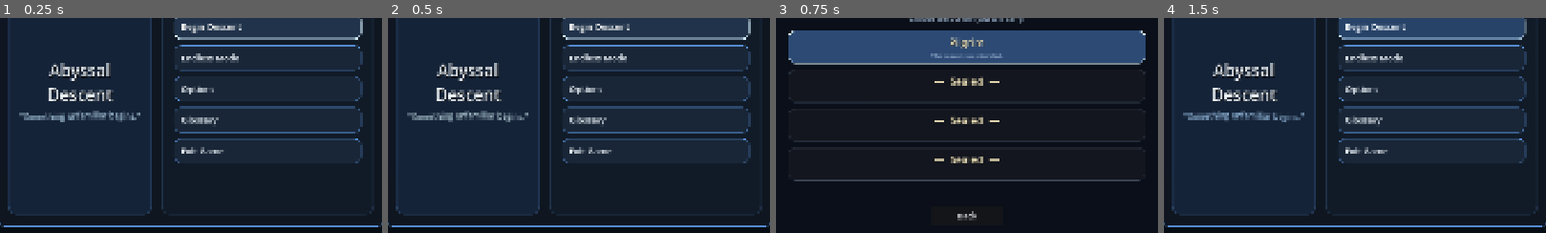
Above: before the commit, frames 1-4 (left to right).
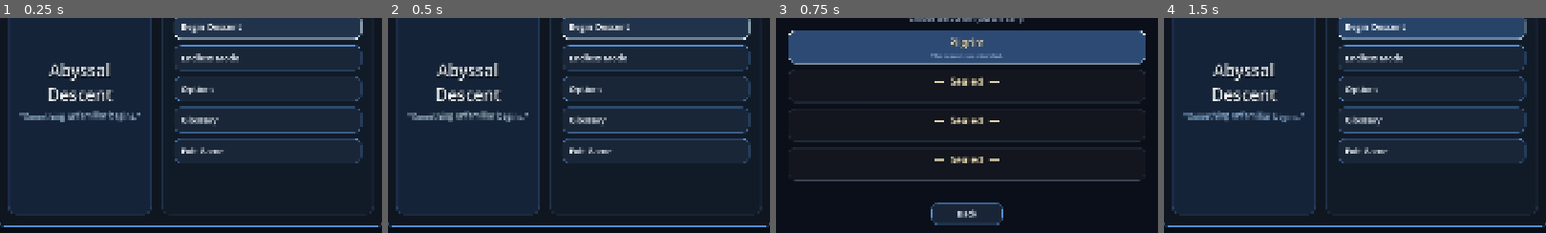
Above: after the commit, the same moments.

Repository: Excellund/AbyssalDescent
Game: Godot game, scene res://scenes/Menu.tscn
Two runs of this game, one before a commit and one after it. Both use one fixed random seed, a clock stepped at 60 frames per second and the inputs below. Sound files missing from this copy of the repository are replaced by a short silence.
Inputs:
- Up to frame 1 (0.25 s): no input
- Up to frame 2 (0.5 s): no input
- Up to frame 3 (0.75 s): click "Begin Descent" at 0.5 s
- Up to frame 4 (1.5 s): click "Back" at 1.25 s
The pictures show only the part of the screen within x 25-75%, y 31-81%; the shares and areas given below are measured in that part.

Frames 1-2 are identical in both runs. In frame 3, 1.9% of the frame differs, in the area x 40-60%, y 85-97%; in frame 4, nothing differs.

Commit message:
Convert audio UI to percent and expand dB range

Diff:
--- a/scripts/menu_controller.gd
+++ b/scripts/menu_controller.gd
@@ -26,6 +26,8 @@
 const QUOTE_PULSE_AMPLITUDE := 0.018
 const QUOTE_COLOR_COOL := Color(0.72, 0.86, 1.0, 0.9)
 const QUOTE_COLOR_WARM := Color(1.0, 0.95, 0.84, 1.0)
+const AUDIO_DB_MIN := -80.0
+const AUDIO_DB_MAX := 6.0
 
 var root_panel: Panel
 var options_panel: Panel
@@ -248,6 +250,25 @@
 	button.add_theme_stylebox_override("disabled", _make_button_style(Color(0.08, 0.10, 0.14, 0.82), Color(0.22, 0.26, 0.32, 0.54), 16, 2))
 	return button
 
+func _make_panel_back_button() -> Button:
+	var button := Button.new()
+	button.text = "Back"
+	button.custom_minimum_size = Vector2(180.0, 46.0)
+	button.size_flags_horizontal = Control.SIZE_SHRINK_CENTER
+	button.focus_mode = Control.FOCUS_ALL
+	button.alignment = HORIZONTAL_ALIGNMENT_CENTER
+	button.add_theme_font_size_override("font_size", 20)
+	button.add_theme_color_override("font_color", Color(0.95, 0.98, 1.0, 0.98))
+	button.add_theme_color_override("font_hover_color", Color(0.98, 1.0, 1.0, 1.0))
+	button.add_theme_color_override("font_pressed_color", Color(0.98, 1.0, 1.0, 1.0))
+	button.add_theme_color_override("font_disabled_color", Color(0.52, 0.60, 0.68, 0.90))
+	button.add_theme_stylebox_override("normal", _make_button_style(Color(0.10, 0.15, 0.22, 0.95), Color(0.34, 0.56, 0.84, 0.72), 16, 2))
+	button.add_theme_stylebox_override("hover", _make_button_style(Color(0.13, 0.19, 0.28, 0.98), Color(0.62, 0.82, 0.98, 0.88), 16, 2))
+	button.add_theme_stylebox_override("pressed", _make_button_style(Color(0.08, 0.12, 0.18, 0.98), Color(0.74, 0.90, 1.0, 0.92), 16, 2))
+	button.add_theme_stylebox_override("focus", _make_button_style(Color(0.13, 0.20, 0.29, 0.98), Color(0.86, 0.96, 1.0, 1.0), 16, 2))
+	button.add_theme_stylebox_override("disabled", _make_button_style(Color(0.08, 0.10, 0.14, 0.82), Color(0.22, 0.26, 0.32, 0.54), 16, 2))
+	return button
+
 func _make_panel_style(bg_color: Color, border_color: Color, corner_radius: int = 14, border_width: int = 2) -> StyleBoxFlat:
 	var style := StyleBoxFlat.new()
 	style.bg_color = bg_color
@@ -399,72 +420,113 @@
 
 func _build_options_panel() -> Panel:
 	var panel := Panel.new()
-	panel.custom_minimum_size = Vector2(620.0, 300.0)
-	panel.position = Vector2(650.0, 380.0)
-	panel.add_theme_stylebox_override("panel", _make_panel_style(Color(0.04, 0.06, 0.1, 0.95), Color(0.44, 0.7, 0.96, 0.74), 12, 2))
+	panel.set_anchors_preset(Control.PRESET_CENTER)
+	panel.position = Vector2(-380.0, -250.0)
+	panel.custom_minimum_size = Vector2(760.0, 500.0)
+	panel.add_theme_stylebox_override("panel", _make_panel_style(Color(0.04, 0.06, 0.1, 0.97), Color(0.44, 0.7, 0.96, 0.74), 20, 2))
+
+	var layout := MarginContainer.new()
+	layout.set_anchors_preset(Control.PRESET_FULL_RECT)
+	layout.add_theme_constant_override("margin_left", 52)
+	layout.add_theme_constant_override("margin_right", 52)
+	layout.add_theme_constant_override("margin_top", 40)
+	layout.add_theme_constant_override("margin_bottom", 36)
+	panel.add_child(layout)
+
+	var stack := VBoxContainer.new()
+	stack.size_flags_horizontal = Control.SIZE_EXPAND_FILL
+	stack.size_flags_vertical = Control.SIZE_EXPAND_FILL
+	stack.add_theme_constant_override("separation", 16)
+	layout.add_child(stack)
 
 	var title := Label.new()
 	title.text = "Options"
-	title.position = Vector2(0.0, 16.0)
-	title.custom_minimum_size = Vector2(620.0, 32.0)
+	title.size_flags_horizontal = Control.SIZE_EXPAND_FILL
 	title.horizontal_alignment = HORIZONTAL_ALIGNMENT_CENTER
-	title.add_theme_font_size_override("font_size", 30)
-	title.add_theme_color_override("font_color", Color(0.95, 0.98, 1.0, 0.98))
-	panel.add_child(title)
+	title.add_theme_font_size_override("font_size", 42)
+	title.add_theme_color_override("font_color", Color(1.0, 0.95, 0.78, 1.0))
+	title.add_theme_color_override("font_shadow_color", Color(0.0, 0.0, 0.0, 0.85))
+	title.add_theme_constant_override("shadow_offset_x", 2)
+	title.add_theme_constant_override("shadow_offset_y", 2)
+	stack.add_child(title)
+
+	var accent := ColorRect.new()
+	accent.custom_minimum_size = Vector2(180.0, 2.0)
+	accent.color = Color(0.62, 0.78, 0.96, 0.65)
+	accent.size_flags_horizontal = Control.SIZE_SHRINK_CENTER
+	stack.add_child(accent)
+
+	var rows := VBoxContainer.new()
+	rows.size_flags_horizontal = Control.SIZE_EXPAND_FILL
+	rows.size_flags_vertical = Control.SIZE_EXPAND_FILL
+	rows.add_theme_constant_override("separation", 14)
+	stack.add_child(rows)
+
+	var master_row := VBoxContainer.new()
+	master_row.size_flags_horizontal = Control.SIZE_EXPAND_FILL
+	master_row.add_theme_constant_override("separation", 6)
+	rows.add_child(master_row)
 
 	var master_label := Label.new()
 	master_label.text = "Master Volume"
-	master_label.position = Vector2(42.0, 84.0)
-	master_label.custom_minimum_size = Vector2(260.0, 24.0)
+	master_label.size_flags_horizontal = Control.SIZE_EXPAND_FILL
 	master_label.add_theme_font_size_override("font_size", 18)
-	panel.add_child(master_label)
+	master_label.add_theme_color_override("font_color", Color(0.90, 0.96, 1.0, 0.96))
+	master_row.add_child(master_label)
+
+	var master_controls := HBoxContainer.new()
+	master_controls.size_flags_horizontal = Control.SIZE_EXPAND_FILL
+	master_controls.add_theme_constant_override("separation", 14)
+	master_row.add_child(master_controls)
 
 	master_slider = HSlider.new()
-	master_slider.position = Vector2(42.0, 112.0)
-	master_slider.custom_minimum_size = Vector2(450.0, 24.0)
-	master_slider.min_value = -40.0
-	master_slider.max_value = 6.0
+	master_slider.size_flags_horizontal = Control.SIZE_EXPAND_FILL
+	master_slider.min_value = 0.0
+	master_slider.max_value = 100.0
 	master_slider.step = 1.0
 	master_slider.value_changed.connect(_on_master_volume_changed)
-	panel.add_child(master_slider)
+	master_controls.add_child(master_slider)
 
 	master_value_label = Label.new()
-	master_value_label.position = Vector2(510.0, 108.0)
 	master_value_label.custom_minimum_size = Vector2(90.0, 24.0)
 	master_value_label.horizontal_alignment = HORIZONTAL_ALIGNMENT_RIGHT
-	panel.add_child(master_value_label)
+	master_controls.add_child(master_value_label)
+
+	var music_row := VBoxContainer.new()
+	music_row.size_flags_horizontal = Control.SIZE_EXPAND_FILL
+	music_row.add_theme_constant_override("separation", 6)
+	rows.add_child(music_row)
 
 	var music_label := Label.new()
 	music_label.text = "Music Volume"
-	music_label.position = Vector2(42.0, 164.0)
-	music_label.custom_minimum_size = Vector2(260.0, 24.0)
+	music_label.size_flags_horizontal = Control.SIZE_EXPAND_FILL
 	music_label.add_theme_font_size_override("font_size", 18)
-	panel.add_child(music_label)
+	music_label.add_theme_color_override("font_color", Color(0.90, 0.96, 1.0, 0.96))
+	music_row.add_child(music_label)
+
+	var music_controls := HBoxContainer.new()
+	music_controls.size_flags_horizontal = Control.SIZE_EXPAND_FILL
+	music_controls.add_theme_constant_override("separation", 14)
+	music_row.add_child(music_controls)
 
 	music_slider = HSlider.new()
-	music_slider.position = Vector2(42.0, 192.0)
-	music_slider.custom_minimum_size = Vector2(450.0, 24.0)
-	music_slider.min_value = -60.0
-	music_slider.max_value = -6.0
+	music_slider.size_flags_horizontal = Control.SIZE_EXPAND_FILL
+	music_slider.min_value = 0.0
+	music_slider.max_value = 100.0
 	music_slider.step = 1.0
 	music_slider.value_changed.connect(_on_music_volume_changed)
-	panel.add_child(music_slider)
+	music_controls.add_child(music_slider)
 
 	music_value_label = Label.new()
-	music_value_label.position = Vector2(510.0, 188.0)
 	music_value_label.custom_minimum_size = Vector2(90.0, 24.0)
 	music_value_label.horizontal_alignment = HORIZONTAL_ALIGNMENT_RIGHT
-	panel.add_child(music_value_label)
-
-	var back_button := Button.new()
-	back_button.text = "Back"
-	back_button.position = Vector2(230.0, 242.0)
-	back_button.custom_minimum_size = Vector2(160.0, 42.0)
-	back_button.add_theme_font_size_override("font_size", 18)
+	music_controls.add_child(music_value_label)
+
+	var back_button := _make_panel_back_button()
 	back_button.pressed.connect(func() -> void:
 		_show_root_panel()
 	)
-	panel.add_child(back_button)
+	stack.add_child(back_button)
 
 	return panel
 
@@ -502,22 +564,54 @@
 
 func _build_glossary_panel() -> Panel:
 	var panel := Panel.new()
-	panel.custom_minimum_size = Vector2(760.0, 520.0)
-	panel.position = Vector2(580.0, 160.0)
-	panel.add_theme_stylebox_override("panel", _make_panel_style(Color(0.04, 0.06, 0.1, 0.96), Color(0.44, 0.7, 0.96, 0.74), 12, 2))
+	panel.set_anchors_preset(Control.PRESET_CENTER)
+	panel.position = Vector2(-490.0, -340.0)
+	panel.custom_minimum_size = Vector2(980.0, 680.0)
+	panel.add_theme_stylebox_override("panel", _make_panel_style(Color(0.04, 0.06, 0.1, 0.97), Color(0.44, 0.7, 0.96, 0.74), 20, 2))
+
+	var layout := MarginContainer.new()
+	layout.set_anchors_preset(Control.PRESET_FULL_RECT)
+	layout.add_theme_constant_override("margin_left", 44)
+	layout.add_theme_constant_override("margin_right", 44)
+	layout.add_theme_constant_override("margin_top", 36)
+	layout.add_theme_constant_override("margin_bottom", 30)
+	panel.add_child(layout)
+
+	var stack := VBoxContainer.new()
+	stack.size_flags_horizontal = Control.SIZE_EXPAND_FILL
+	stack.size_flags_vertical = Control.SIZE_EXPAND_FILL
+	stack.add_theme_constant_override("separation", 14)
+	layout.add_child(stack)
 
 	var title := Label.new()
 	title.text = "Glossary"
-	title.position = Vector2(0.0, 16.0)
-	title.custom_minimum_size = Vector2(760.0, 32.0)
+	title.size_flags_horizontal = Control.SIZE_EXPAND_FILL
 	title.horizontal_alignment = HORIZONTAL_ALIGNMENT_CENTER
-	title.add_theme_font_size_override("font_size", 30)
-	title.add_theme_color_override("font_color", Color(0.95, 0.98, 1.0, 0.98))
-	panel.add_child(title)
+	title.add_theme_font_size_override("font_size", 44)
+	title.add_theme_color_override("font_color", Color(1.0, 0.95, 0.78, 1.0))
+	title.add_theme_color_override("font_shadow_color", Color(0.0, 0.0, 0.0, 0.85))
+	title.add_theme_constant_override("shadow_offset_x", 2)
+	title.add_theme_constant_override("shadow_offset_y", 2)
+	stack.add_child(title)
+
+	var accent := ColorRect.new()
+	accent.custom_minimum_size = Vector2(180.0, 2.0)
+	accent.color = Color(0.62, 0.78, 0.96, 0.65)
+	accent.size_flags_horizontal = Control.SIZE_SHRINK_CENTER
+	stack.add_child(accent)
+
+	var body_panel := Panel.new()
+	body_panel.size_flags_horizontal = Control.SIZE_EXPAND_FILL
+	body_panel.size_flags_vertical = Control.SIZE_EXPAND_FILL
+	body_panel.add_theme_stylebox_override("panel", _make_panel_style(Color(0.03, 0.05, 0.08, 0.72), Color(0.26, 0.4, 0.58, 0.56), 12, 1))
+	stack.add_child(body_panel)
 
 	var body := RichTextLabel.new()
-	body.position = Vector2(28.0, 62.0)
-	body.custom_minimum_size = Vector2(704.0, 396.0)
+	body.set_anchors_preset(Control.PRESET_FULL_RECT)
+	body.offset_left = 16.0
+	body.offset_top = 12.0
+	body.offset_right = -16.0
+	body.offset_bottom = -12.0
 	body.bbcode_enabled = true
 	body.fit_content = false
 	body.scroll_active = true
@@ -525,17 +619,13 @@
 	body.add_theme_font_size_override("normal_font_size", 16)
 	body.add_theme_color_override("default_color", Color(0.86, 0.94, 1.0, 0.96))
 	body.text = GLOSSARY_DATA.glossary_bbcode()
-	panel.add_child(body)
-
-	var back_button := Button.new()
-	back_button.text = "Back"
-	back_button.position = Vector2(300.0, 468.0)
-	back_button.custom_minimum_size = Vector2(160.0, 40.0)
-	back_button.add_theme_font_size_override("font_size", 18)
+	body_panel.add_child(body)
+
+	var back_button := _make_panel_back_button()
 	back_button.pressed.connect(func() -> void:
 		_show_root_panel()
 	)
-	panel.add_child(back_button)
+	stack.add_child(back_button)
 
 	return panel
 
@@ -640,11 +730,7 @@
 		difficulty_tier_name_labels.append(name_label)
 		difficulty_tier_desc_labels.append(desc_label)
 
-	var back_button := Button.new()
-	back_button.text = "Back"
-	back_button.custom_minimum_size = Vector2(180.0, 46.0)
-	back_button.size_flags_horizontal = Control.SIZE_SHRINK_CENTER
-	back_button.add_theme_font_size_override("font_size", 20)
+	var back_button := _make_panel_back_button()
 	back_button.pressed.connect(func() -> void:
 		_show_root_panel()
 	)
@@ -705,16 +791,30 @@
 
 func _sync_options_from_context() -> void:
 	var run_context := get_node_or_null(RUN_CONTEXT_PATH)
+	if master_slider != null:
+		master_slider.set_block_signals(true)
+	if music_slider != null:
+		music_slider.set_block_signals(true)
 	if run_context == null:
-		master_slider.value = 0.0
-		music_slider.value = -46.0
+		master_slider.value = _db_to_percent(0.0)
+		music_slider.value = _db_to_percent(-20.0)
+		if master_slider != null:
+			master_slider.set_block_signals(false)
+		if music_slider != null:
+			music_slider.set_block_signals(false)
 		_update_option_labels()
 		return
-	master_slider.value = float(run_context.get("master_volume_db"))
-	music_slider.value = float(run_context.get("music_volume_db"))
+	master_slider.value = _db_to_percent(float(run_context.get("master_volume_db")))
+	music_slider.value = _db_to_percent(float(run_context.get("music_volume_db")))
+	if master_slider != null:
+		master_slider.set_block_signals(false)
+	if music_slider != null:
+		music_slider.set_block_signals(false)
 	_update_option_labels()
 
-func _apply_options(master_db: float, music_db: float) -> void:
+func _apply_options(master_percent: float, music_percent: float) -> void:
+	var master_db := _percent_to_db(master_percent)
+	var music_db := _percent_to_db(music_percent)
 	var run_context := get_node_or_null(RUN_CONTEXT_PATH)
 	if run_context != null and run_context.has_method("set_audio_settings"):
 		run_context.call("set_audio_settings", master_db, music_db, true)
@@ -723,9 +823,9 @@
 
 func _update_option_labels() -> void:
 	if master_value_label != null:
-		master_value_label.text = "%+d dB" % int(round(master_slider.value))
+		master_value_label.text = "%d%%" % int(round(master_slider.value))
 	if music_value_label != null:
-		music_value_label.text = "%+d dB" % int(round(music_slider.value))
+		music_value_label.text = "%d%%" % int(round(music_slider.value))
 
 func _start_menu_music() -> void:
 	if MENU_MUSIC == null:
@@ -735,7 +835,7 @@
 	menu_music_player.bus = "Master"
 	menu_music_player.finished.connect(_on_menu_music_finished)
 	add_child(menu_music_player)
-	_apply_menu_music_volume(music_slider.value)
+	_apply_menu_music_volume(_percent_to_db(music_slider.value))
 	menu_music_player.play()
 
 func _on_menu_music_finished() -> void:
@@ -746,7 +846,19 @@
 func _apply_menu_music_volume(music_db: float) -> void:
 	if menu_music_player == null:
 		return
-	menu_music_player.volume_db = clampf(music_db, -60.0, -6.0)
+	menu_music_player.volume_db = clampf(music_db, AUDIO_DB_MIN, AUDIO_DB_MAX)
+
+func _percent_to_db(percent: float) -> float:
+	var clamped := clampf(percent, 0.0, 100.0)
+	if clamped <= 0.0:
+		return AUDIO_DB_MIN
+	return lerpf(AUDIO_DB_MIN, AUDIO_DB_MAX, clamped / 100.0)
+
+func _db_to_percent(db: float) -> float:
+	var clamped := clampf(db, AUDIO_DB_MIN, AUDIO_DB_MAX)
+	if clamped <= AUDIO_DB_MIN:
+		return 0.0
+	return inverse_lerp(AUDIO_DB_MIN, AUDIO_DB_MAX, clamped) * 100.0
 
 func _set_run_mode(mode: int) -> void:
 	var run_context := get_node_or_null(RUN_CONTEXT_PATH)
--- a/scripts/pause_menu_controller.gd
+++ b/scripts/pause_menu_controller.gd
@@ -1,6 +1,8 @@
 extends Node
 
 const GLOSSARY_DATA := preload("res://scripts/shared/glossary_data.gd")
+const AUDIO_DB_MIN := -80.0
+const AUDIO_DB_MAX := 6.0
 
 signal pause_opened
 signal pause_closed
@@ -211,8 +213,8 @@
 	pause_master_slider = HSlider.new()
 	pause_master_slider.position = Vector2(42.0, 112.0)
 	pause_master_slider.custom_minimum_size = Vector2(450.0, 24.0)
-	pause_master_slider.min_value = -40.0
-	pause_master_slider.max_value = 6.0
+	pause_master_slider.min_value = 0.0
+	pause_master_slider.max_value = 100.0
 	pause_master_slider.step = 1.0
 	pause_master_slider.value_changed.connect(_on_pause_master_volume_changed)
 	panel.add_child(pause_master_slider)
@@ -233,8 +235,8 @@
 	pause_music_slider = HSlider.new()
 	pause_music_slider.position = Vector2(42.0, 192.0)
 	pause_music_slider.custom_minimum_size = Vector2(450.0, 24.0)
-	pause_music_slider.min_value = -60.0
-	pause_music_slider.max_value = -6.0
+	pause_music_slider.min_value = 0.0
+	pause_music_slider.max_value = 100.0
 	pause_music_slider.step = 1.0
 	pause_music_slider.value_changed.connect(_on_pause_music_volume_changed)
 	panel.add_child(pause_music_slider)
@@ -309,14 +311,20 @@
 func _sync_pause_options_from_context() -> void:
 	if pause_master_slider == null or pause_music_slider == null:
 		return
+	pause_master_slider.set_block_signals(true)
+	pause_music_slider.set_block_signals(true)
 	var run_context := _get_run_context()
 	if run_context == null:
-		pause_master_slider.value = 0.0
-		pause_music_slider.value = -46.0
+		pause_master_slider.value = _db_to_percent(0.0)
+		pause_music_slider.value = _db_to_percent(-20.0)
+		pause_master_slider.set_block_signals(false)
+		pause_music_slider.set_block_signals(false)
 		_update_pause_option_labels()
 		return
-	pause_master_slider.value = float(run_context.get("master_volume_db"))
-	pause_music_slider.value = float(run_context.get("music_volume_db"))
+	pause_master_slider.value = _db_to_percent(float(run_context.get("master_volume_db")))
+	pause_music_slider.value = _db_to_percent(float(run_context.get("music_volume_db")))
+	pause_master_slider.set_block_signals(false)
+	pause_music_slider.set_block_signals(false)
 	_update_pause_option_labels()
 
 func _on_pause_master_volume_changed(value: float) -> void:
@@ -325,16 +333,30 @@
 func _on_pause_music_volume_changed(value: float) -> void:
 	_apply_pause_options(pause_master_slider.value, value)
 
-func _apply_pause_options(master_db: float, music_db: float) -> void:
+func _apply_pause_options(master_percent: float, music_percent: float) -> void:
+	var master_db := _percent_to_db(master_percent)
+	var music_db := _percent_to_db(music_percent)
 	var run_context := _get_run_context()
 	if run_context != null and run_context.has_method("set_audio_settings"):
 		run_context.call("set_audio_settings", master_db, music_db, true)
 	if apply_music_volume_callback.is_valid():
-		apply_music_volume_callback.call(clampf(music_db, -60.0, -6.0))
+		apply_music_volume_callback.call(clampf(music_db, AUDIO_DB_MIN, AUDIO_DB_MAX))
 	_update_pause_option_labels()
 
 func _update_pause_option_labels() -> void:
 	if pause_master_value_label != null and pause_master_slider != null:
-		pause_master_value_label.text = "%+d dB" % int(round(pause_master_slider.value))
+		pause_master_value_label.text = "%d%%" % int(round(pause_master_slider.value))
 	if pause_music_value_label != null and pause_music_slider != null:
-		pause_music_value_label.text = "%+d dB" % int(round(pause_music_slider.value))
+		pause_music_value_label.text = "%d%%" % int(round(pause_music_slider.value))
+
+func _percent_to_db(percent: float) -> float:
+	var clamped := clampf(percent, 0.0, 100.0)
+	if clamped <= 0.0:
+		return AUDIO_DB_MIN
+	return lerpf(AUDIO_DB_MIN, AUDIO_DB_MAX, clamped / 100.0)
+
+func _db_to_percent(db: float) -> float:
+	var clamped := clampf(db, AUDIO_DB_MIN, AUDIO_DB_MAX)
+	if clamped <= AUDIO_DB_MIN:
+		return 0.0
+	return inverse_lerp(AUDIO_DB_MIN, AUDIO_DB_MAX, clamped) * 100.0
--- a/scripts/run_context.gd
+++ b/scripts/run_context.gd
@@ -7,10 +7,12 @@
 const META_PROGRESS_STORE := preload("res://scripts/meta_progress_store.gd")
 const ACTIVE_RUN_SAVE_PATH := "user://active_run.save"
 const ACTIVE_RUN_VERSION := 1
+const AUDIO_VOLUME_MIN_DB := -80.0
+const AUDIO_VOLUME_MAX_DB := 6.0
 
 var run_mode: int = ENUMS.RunMode.STANDARD
 var master_volume_db: float = 0.0
-var music_volume_db: float = -46.0
+var music_volume_db: float = -20.0
 var resume_saved_run_requested: bool = false
 
 ## Meta-progression state
@@ -41,12 +43,12 @@
 
 func load_audio_settings() -> void:
 	var loaded: Dictionary = SETTINGS_STORE.load_settings()
-	master_volume_db = float(loaded.get("master_volume_db", master_volume_db))
-	music_volume_db = float(loaded.get("music_volume_db", music_volume_db))
+	master_volume_db = clampf(float(loaded.get("master_volume_db", master_volume_db)), AUDIO_VOLUME_MIN_DB, AUDIO_VOLUME_MAX_DB)
+	music_volume_db = clampf(float(loaded.get("music_volume_db", music_volume_db)), AUDIO_VOLUME_MIN_DB, AUDIO_VOLUME_MAX_DB)
 
 func set_audio_settings(master_db: float, music_db: float, persist: bool = true) -> void:
-	master_volume_db = clampf(master_db, -40.0, 6.0)
-	music_volume_db = clampf(music_db, -60.0, -6.0)
+	master_volume_db = clampf(master_db, AUDIO_VOLUME_MIN_DB, AUDIO_VOLUME_MAX_DB)
+	music_volume_db = clampf(music_db, AUDIO_VOLUME_MIN_DB, AUDIO_VOLUME_MAX_DB)
 	_apply_master_volume()
 	if persist:
 		SETTINGS_STORE.save_settings(master_volume_db, music_volume_db)
--- a/scripts/settings_store.gd
+++ b/scripts/settings_store.gd
@@ -5,7 +5,7 @@
 const MASTER_KEY := "master_volume_db"
 const MUSIC_KEY := "music_volume_db"
 const DEFAULT_MASTER_VOLUME_DB := 0.0
-const DEFAULT_MUSIC_VOLUME_DB := -46.0
+const DEFAULT_MUSIC_VOLUME_DB := -20.0
 
 static func load_settings() -> Dictionary:
 	var config := ConfigFile.new()
--- a/scripts/shared/glossary_data.gd
+++ b/scripts/shared/glossary_data.gd
@@ -218,7 +218,7 @@
 		lines.append("%s  [color=#BFD2E8]-[/color]  %s" % [_reward_tier_title_bbcode(row), row.get("desc", "")])
 	lines.append("")
 	lines.append(_section_title_bbcode("Encounters"))
-	var encounter_groups: Array[String] = ["Core", "Advanced", "Trial", "Objective", "Special", "Boss"]
+	var encounter_groups: Array[String] = ["Core", "Advanced", "Objective", "Trial", "Special", "Boss"]
 	for group_name in encounter_groups:
 		lines.append(_encounter_group_header_bbcode(group_name))
 		for row in _encounter_rows():
--- a/scripts/world_generator.gd
+++ b/scripts/world_generator.gd
@@ -83,7 +83,7 @@
 @export var hud_background_alpha: float = 0.7
 @export var normal_room_music: AudioStream
 @export var boss_room_music: AudioStream
-@export var music_volume_db: float = -46.0
+@export var music_volume_db: float = -20.0
 @export var music_intro_fade_duration: float = 1.6
 @export var music_crossfade_duration: float = 0.75
 @export var rest_heal_ratio: float = 0.32
@@ -1628,7 +1628,7 @@
 	return is_instance_valid(reward_selection_ui) and bool(reward_selection_ui.call("is_active"))
 
 func _set_music_volume_runtime(music_db: float) -> void:
-	music_volume_db = clampf(music_db, -60.0, -6.0)
+	music_volume_db = clampf(music_db, -80.0, 6.0)
 	if is_instance_valid(music_system):
 		music_system.set("music_volume_db", music_volume_db)
 
